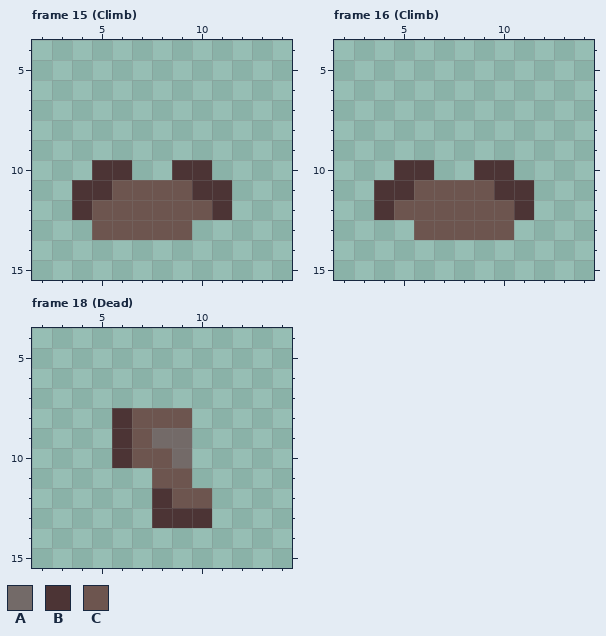
Two versions of one pixel-art file, PixelEngine/res/sprites/leather_armor.aseprite. The picture above was drawn from the file before the commit.
16x16 pixels, 19 frames. Shown: frame 15 (Climb): x 2..14, y 4..15; frame 16 (Climb): x 2..14, y 4..15; frame 18 (Dead): x 2..14, y 4..15. The commit also changed other frames, which this record leaves out.
Palette (. is transparent): A #736a68  B #4c3435  C #6d554f
Pixels before, frame 15 (Climb), first column x 4:
10 .BB..BB.
11 BBCCCCBB
12 BCCCCCCB
13 .CCCCC..
Pixels before, frame 16 (Climb), first column x 4:
10 .BB..BB.
11 BBCCCCBB
12 BCCCCCCB
13 ..CCCCC.
Pixels before, frame 18 (Dead), first column x 6:
 8 BCCC.
 9 BCAA.
10 BCCA.
11 ..CC.
12 ..BCC
13 ..BBB
The same view after the edit:
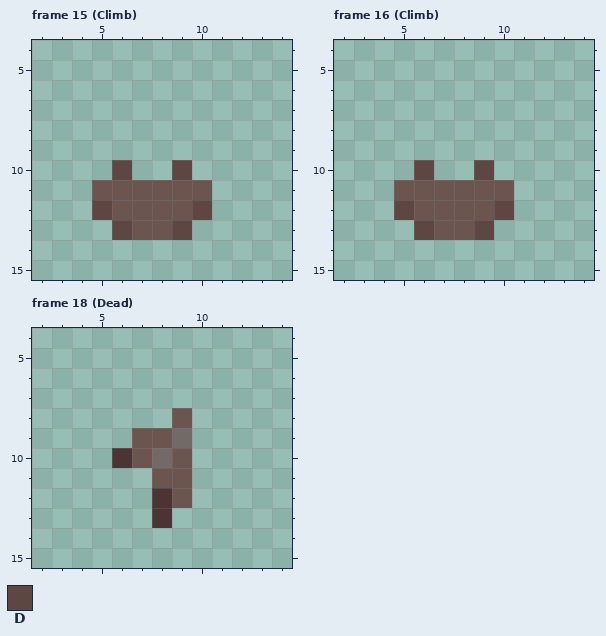
Colours new in this view: D #5e4643
What changed:
Changed rows in their new state; - is an unchanged pixel.
Frame 15 (Climb), layer "Armor":
first column x 4:
10 -.D--D.-
11 .C----C.
12 .D----D.
13 -.D--D--
Frame 16 (Climb), layer "Armor":
first column x 4:
10 -.D--D.-
11 .C----C.
12 .D----D.
13 --D--D.-
Frame 18 (Dead), layer "Armor":
first column x 6:
 8 ...--
 9 .-C--
10 --AC-
12 ----.
13 ---..
